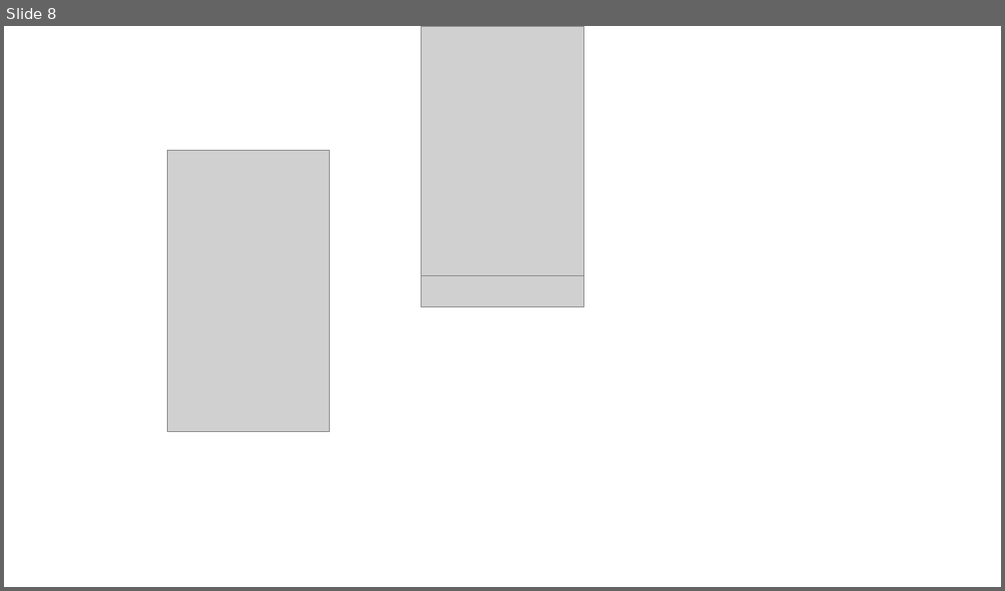
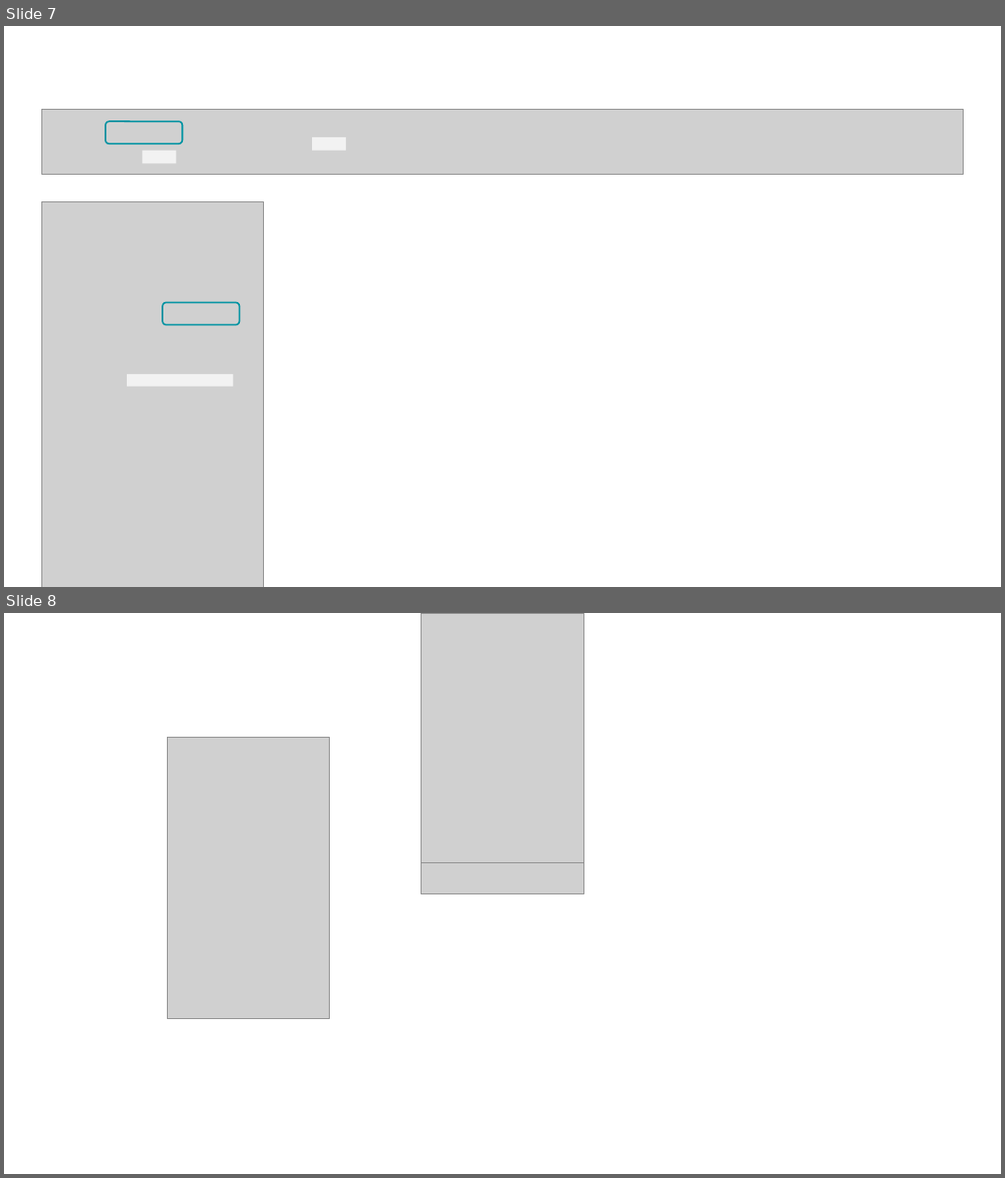
Before and after one commit to bigdata-car/kadap-manual, a slide deck: assets/03-gpuaas/image.pptx. Shown one above the other, each under a label of ours: slide 8 before the commit, slides 7 and 8 after it. The pictures are 1005x591 and 1005x1178 pixels, drawn with LibreOffice and Linux fonts; fonts in the diff are those of the drawing; grey boxes stand for pictures; background and template pictures are left out. Boxes give left, top, right and bottom in pixels: in the first picture for what was removed or moved away, otherwise in the second. Text is boxed around its words. In the diff, an @@ line names an element or a change of style, - is before the commit and + after.

```diff
--- a/assets/03-gpuaas/image.pptx
+++ b/assets/03-gpuaas/image.pptx
@@ slide 7 added at [4, 26, 1001, 587], background #FFFFFF @@
@@ picture added at [41, 109, 963, 174] @@
@@ rounded rectangle added at [105, 122, 183, 144], outline #0093A2 1.5 pt @@
@@ rectangle added at [142, 150, 176, 164], fill #F2F2F2 @@
@@ rectangle added at [312, 137, 346, 151], fill #F2F2F2 @@
@@ picture added at [41, 201, 264, 587] @@
@@ rounded rectangle added at [162, 303, 240, 325], outline #0093A2 1.5 pt @@
@@ rectangle added at [127, 374, 233, 386], fill #F2F2F2 @@
```
Also in this commit, not shown: 6 other slides added, 1 slide removed, 10 other files.
